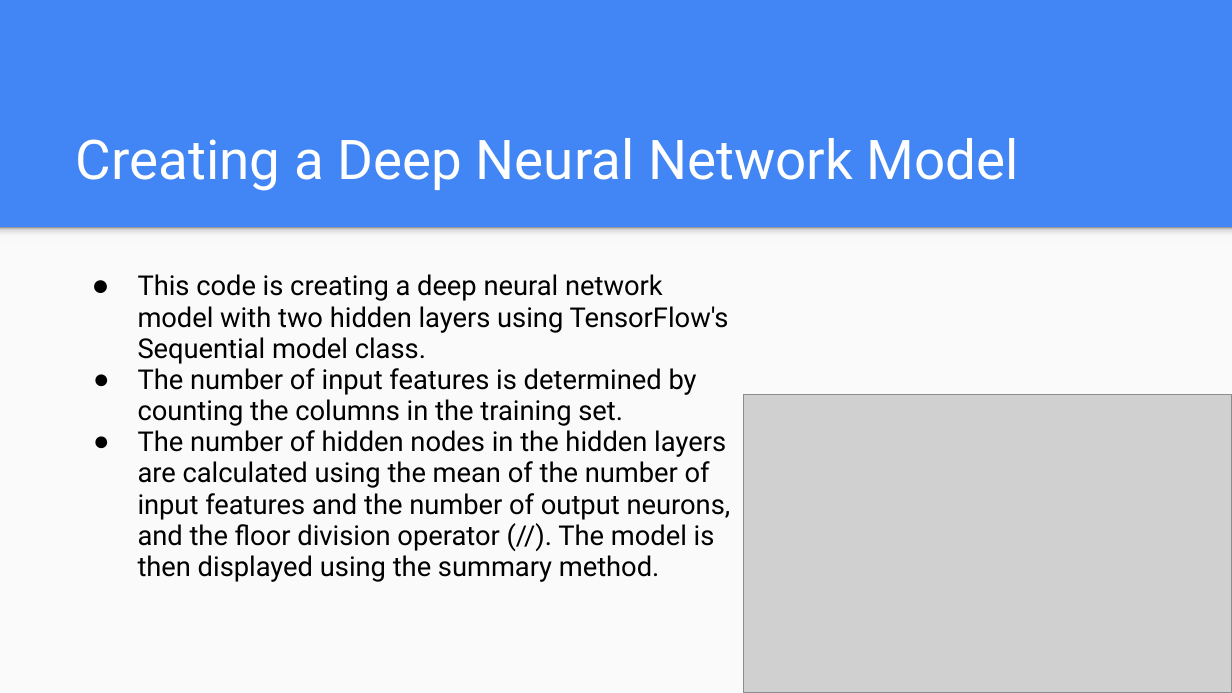
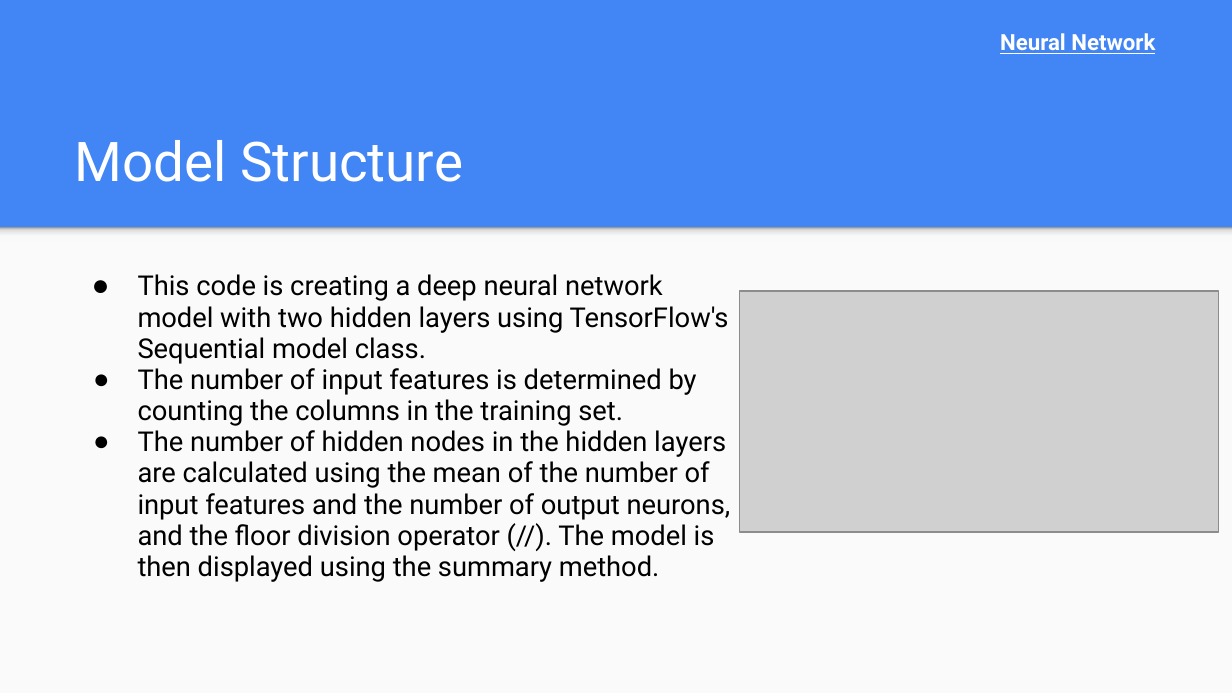
Before and after one commit to apakuki/FinTechBC-Project2, a slide deck: slide 7 of Customer Churn Prediction.pptx. Drawn at 1232x693 pixels with LibreOffice and Linux fonts; fonts in the diff are those of the drawing; grey boxes stand for pictures. Boxes give left, top, right and bottom in pixels: in the first picture for what was removed or moved away, otherwise in the second. Text is boxed around its words. In the diff, an @@ line names an element or a change of style, - is before the commit and + after.

```diff
--- a/Customer Churn Prediction.pptx
+++ b/Customer Churn Prediction.pptx
@@ text added at [1000, 33, 1155, 54], 13 pt, text #FFFFFF, bold, underline @@
+Neural Network
@@ title at [74, 140, 463, 182]: text changed @@
-Creating a Deep Neural Network Model
+Model Structure
@@ picture added at [739, 291, 1218, 532] @@
@@ picture removed at [744, 395, 1232, 693] @@
```
Also in this commit, not shown: 8 other slides changed, 4 slides added, 4 slides removed, 8 other files.
